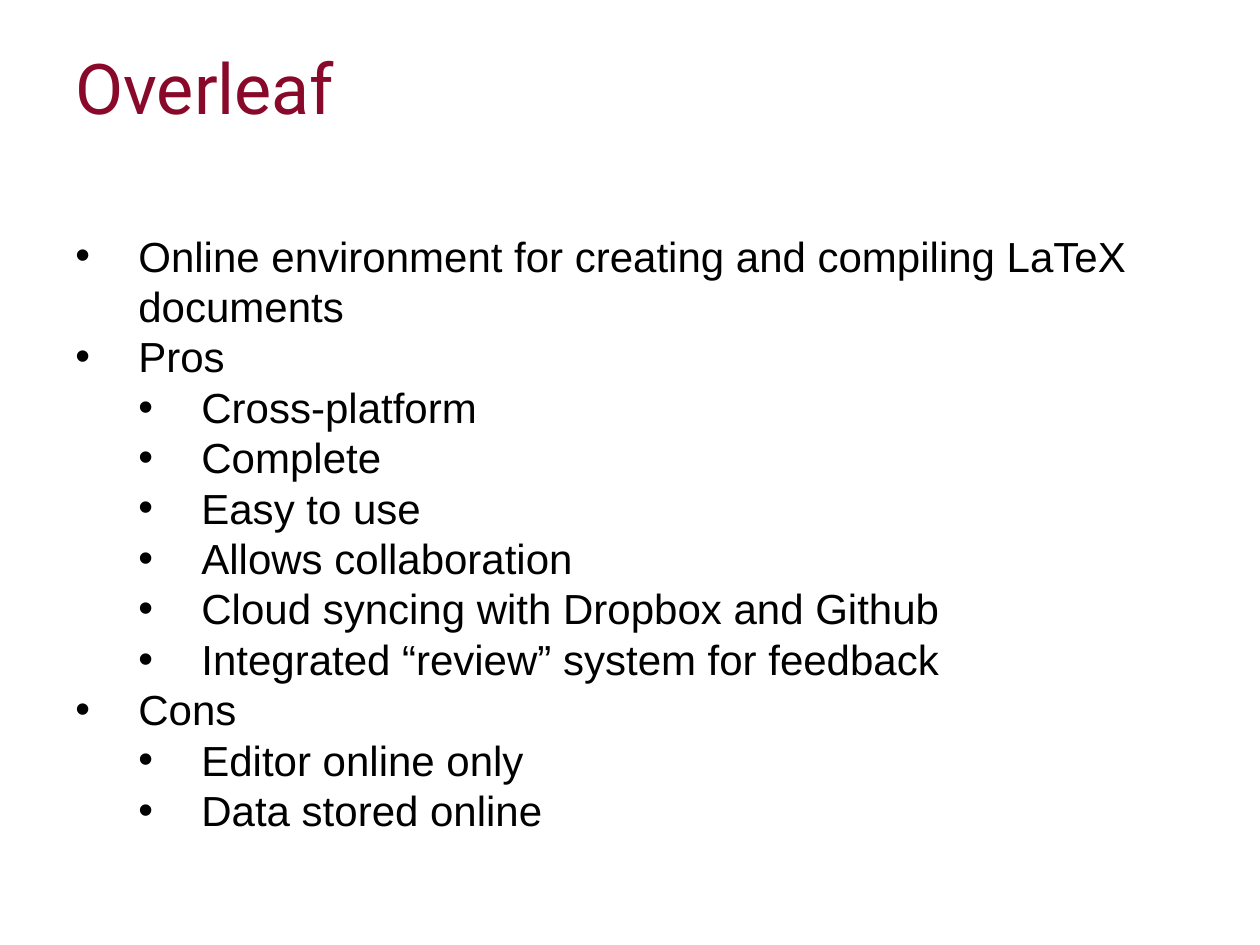
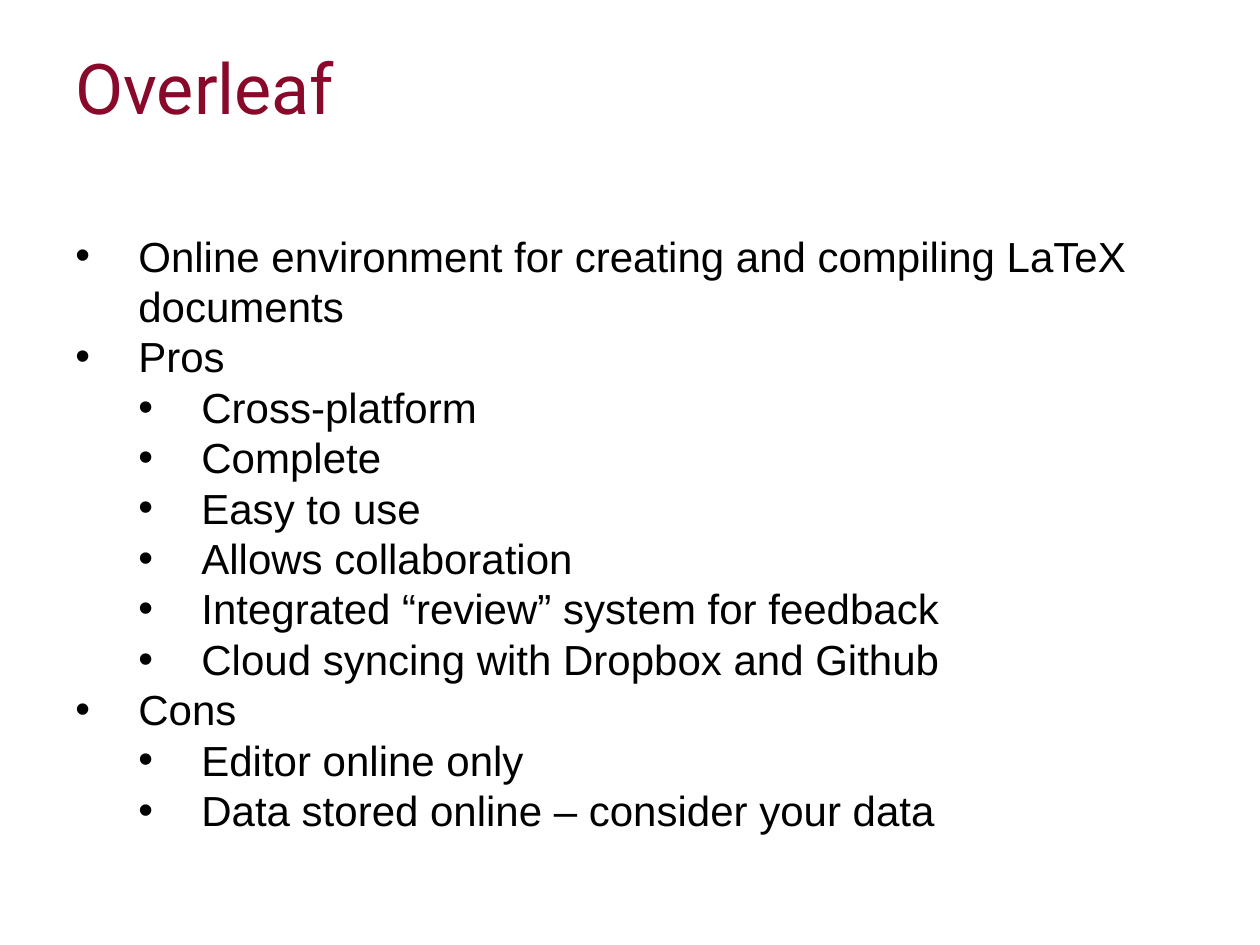
Before and after one commit to ImperialCollegeLondon/RCDS-writing-theses-in-latex, a slide deck: slide 5 of Writing Theses in Latex Slides.pptx (slide 4 before the commit). Drawn at 1260x945 pixels with LibreOffice and Linux fonts; fonts in the diff are those of the drawing; background and template pictures are left out. Boxes give left, top, right and bottom in pixels: in the first picture for what was removed or moved away, otherwise in the second. Text is boxed around its words. In the diff, an @@ line names an element or a change of style, - is before the commit and + after.

```diff
--- a/Writing Theses in Latex Slides.pptx
+++ b/Writing Theses in Latex Slides.pptx
@@ text at <box>201,593,938,633</box>: paragraph added @@
+  • Integrated “review” system for feedback
@@ text at <box>201,644,938,683</box>: paragraph removed @@
-  • Integrated “review” system for feedback
@@ text at <box>201,795,935,835</box>: text changed @@
-  • Data stored online
+  • Data stored online – consider your data
```
Also in this commit, not shown: 1 slide added.
